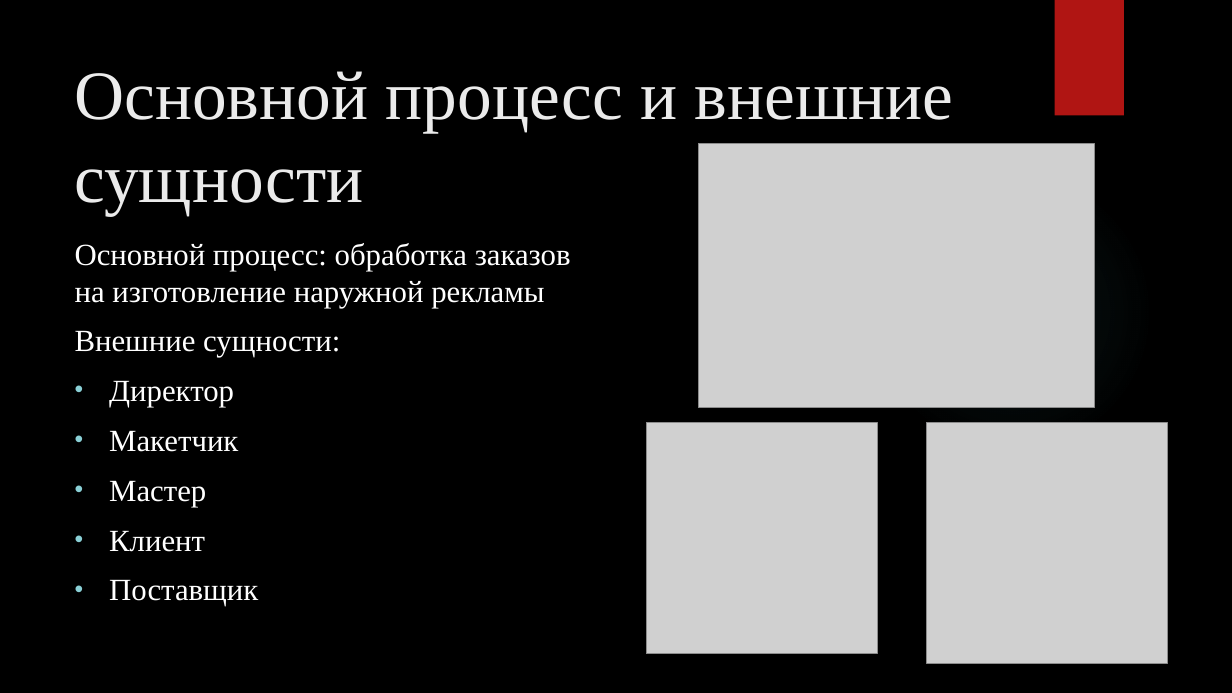
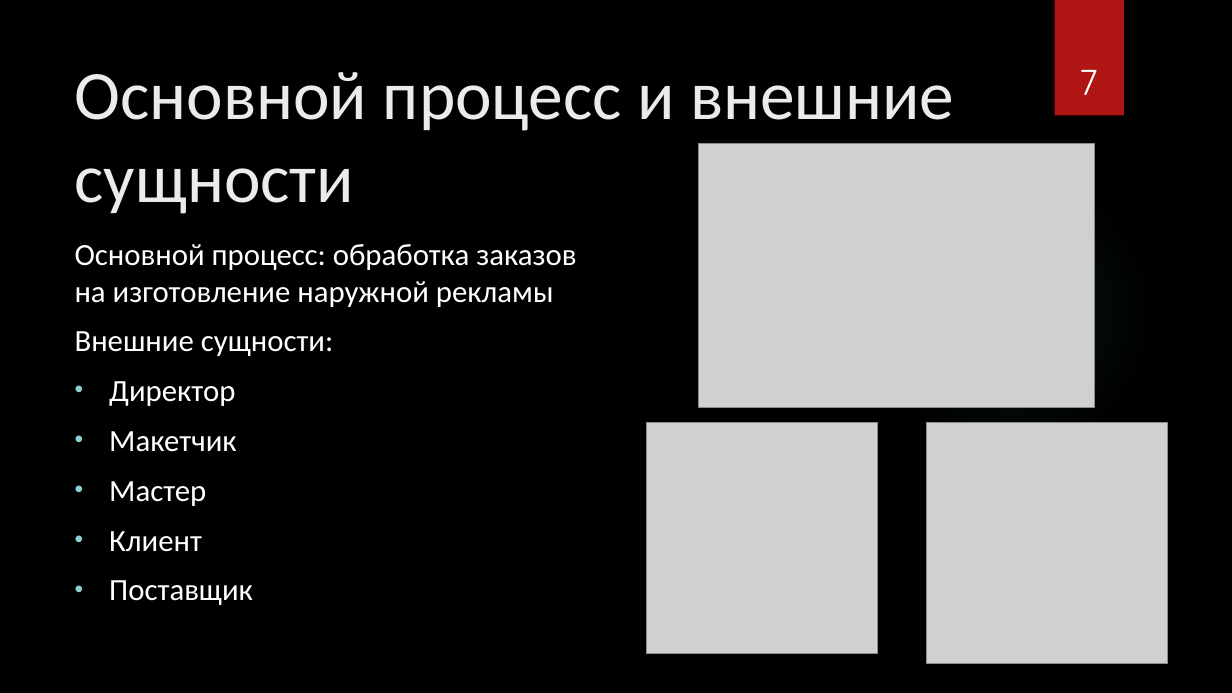
Before and after one commit to marinagovorova/DATABASES_PIn_09.03.03_2025-2026, a slide deck: slide 7 of students/K3239/Rozhnovskii_Yura/LR_1/Презентация для защиты.pptx. Drawn at 1232x693 pixels with LibreOffice and Linux fonts; fonts in the diff are those of the drawing; grey boxes stand for pictures; background and template pictures are left out. Boxes give left, top, right and bottom in pixels: in the first picture for what was removed or moved away, otherwise in the second. Text is boxed around its words. In the diff, an @@ line names an element or a change of style, - is before the commit and + after.

```diff
--- a/students/K3239/Rozhnovskii_Yura/LR_1/Презентация для защиты.pptx
+++ b/students/K3239/Rozhnovskii_Yura/LR_1/Презентация для защиты.pptx
@@ title "Основной процесс и внешние сущности" at [75, 72, 954, 214]: font Times New Roman to Calibri @@
@@ page number added at [1079, 70, 1098, 95], 28 pt, text #FFFFFF @@
+7
@@ text "Основной процесс: обработка заказов на ..." at [75, 244, 576, 605]: font Times New Roman to Calibri @@
```
Also in this commit, not shown: 11 other slides changed, 2 slides added, 2 slides removed.
